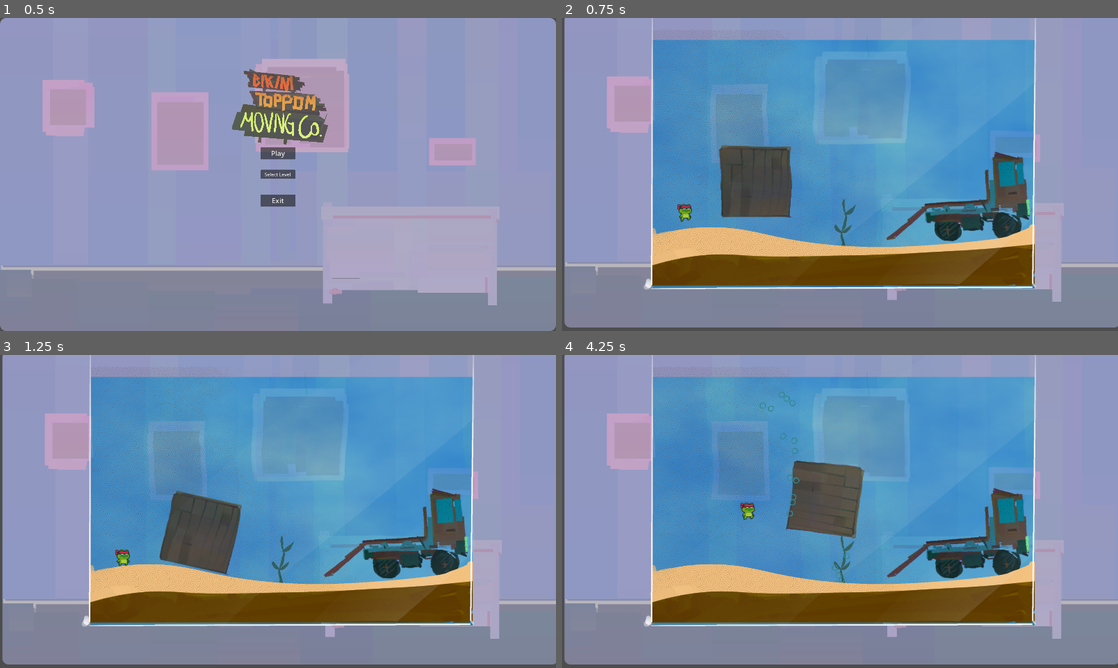
Above: before the commit, frames 1-4 (two rows, left to right).
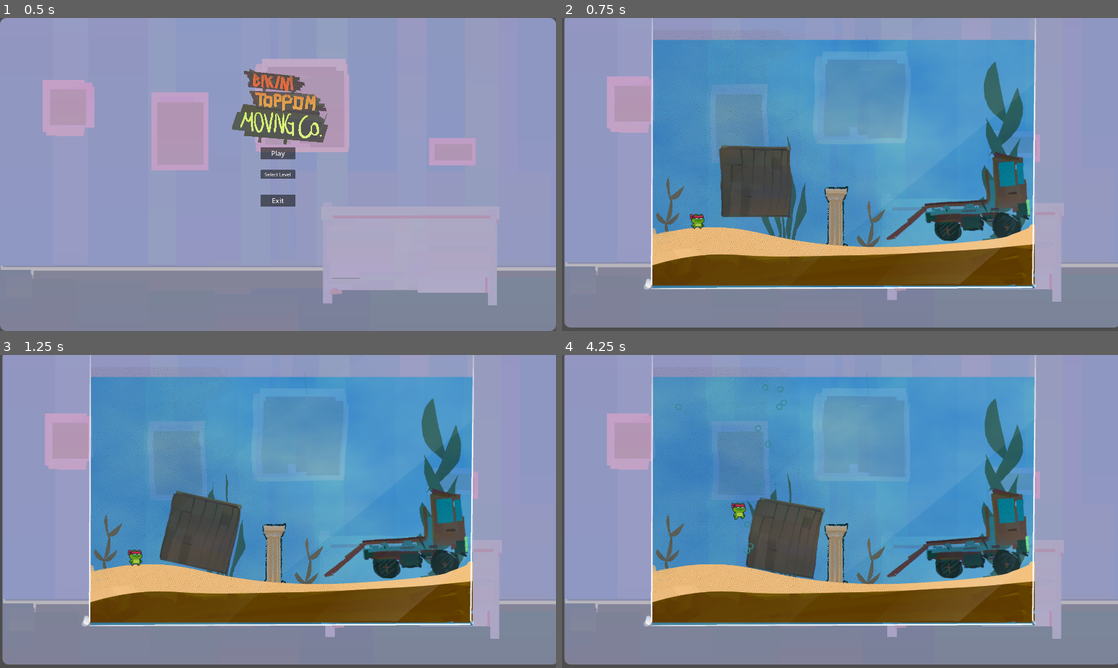
Above: after the commit, the same moments.

Repository: pR1smPrime/BikiniTop25
Game: Godot game, scene res://bikini_toppem_moving_service.tscn
Same seed, same stepped clock (60 frames per second), same inputs: the game is played once before the commit and once after it. The engine's default icon, where the game draws it, is replaced by a stand-in: a white triangle on a blue panel in a dark square.
Inputs (mouse positions are in pixels of both pictures, inside the frame that each line leads up to):
- Up to frame 1 (0.5 s): no input
- Up to frame 2 (0.75 s): click "Play" at 0.5 s
- Up to frame 3 (1.25 s): no input
- Up to frame 4 (4.25 s): move the mouse to (962, 495) at 1.27 s; press the mouse at (962, 495) at 1.28 s; hold D (right) 1.28-2.78 s; tap W (jump) at 1.52, 2.27, 3.77 s; move the mouse to (728, 527) at 2.02 s; release the mouse at (728, 527) at 2.03 s; click (728, 527) at 2.1 s; move the mouse to (895, 442) at 2.77 s; press the mouse at (895, 442) at 2.78 s; hold A (left) 2.78-3.53 s; move the mouse to (812, 574) at 3.52 s; release the mouse at (812, 574) at 3.53 s; hold D (right) from 3.53 s (still down); click (812, 574) at 3.6 s

Frame 1 is identical in both runs. In frame 2, 3.0% of the frame differs, in the area x 16-84%, y 13-74%; in frame 3, 2.8%; in frame 4, 7.2%, in the area x 16-84%, y 9-74%.

Commit message:
add/edit levels 1-4

Diff:
--- a/scenes/levels/level1.tscn
+++ b/scenes/levels/level1.tscn
@@ -1,12 +1,15 @@
-[gd_scene load_steps=8 format=3 uid="uid://bf4s865kp8ukp"]
+[gd_scene load_steps=11 format=3 uid="uid://bf4s865kp8ukp"]
 
 [ext_resource type="PackedScene" uid="uid://bb7t2rtlp7sku" path="res://scenes/levels/groundBase.tscn" id="1_vw74y"]
 [ext_resource type="PackedScene" uid="uid://hph0vdl7puii" path="res://scenes/player/player.tscn" id="3_anpl5"]
 [ext_resource type="PackedScene" uid="uid://wio4kqqfaasv" path="res://scenes/movable/movable.tscn" id="5_hip1h"]
 [ext_resource type="Script" path="res://scenes/movable/movable.gd" id="6_n7tj6"]
 [ext_resource type="PackedScene" uid="uid://cibr5e7jyyld6" path="res://assets/art/spritesAquarium/waves.tscn" id="7_2e5qh"]
-[ext_resource type="PackedScene" uid="uid://21vivdhncimr" path="res://assets/objects/statics/static_algae_1.tscn" id="7_d5j2w"]
+[ext_resource type="PackedScene" uid="uid://b1k68xp6vdvd3" path="res://assets/objects/statics/static_column.tscn" id="7_3gybj"]
 [ext_resource type="PackedScene" uid="uid://bofqt6oyryhyo" path="res://assets/objects/statics/target_truck.tscn" id="8_b5tf8"]
+[ext_resource type="PackedScene" uid="uid://dbba0xayt6m1u" path="res://assets/objects/staticNoCollision/staNoCo_algae1.tscn" id="8_gk1iv"]
+[ext_resource type="PackedScene" uid="uid://bj253dgyyi6n" path="res://assets/objects/staticNoCollision/staNoCo_algae3.tscn" id="9_375lw"]
+[ext_resource type="PackedScene" uid="uid://t1qapbdlfqnh" path="res://assets/objects/staticNoCollision/staNoCo_algae2.tscn" id="10_ue1s2"]
 
 [node name="Level1" type="Node2D"]
 
@@ -14,7 +17,7 @@
 
 [node name="Player" parent="." instance=ExtResource("3_anpl5")]
 z_index = 1
-position = Vector2(418, -428)
+position = Vector2(461, -370)
 
 [node name="Camera2D" type="Camera2D" parent="."]
 position = Vector2(952, -524)
@@ -25,11 +28,29 @@
 collision_mask = 3
 script = ExtResource("6_n7tj6")
 
-[node name="algae1" parent="." instance=ExtResource("7_d5j2w")]
-position = Vector2(980, -339)
-scale = Vector2(0.15, 0.15)
-
 [node name="TargetTruck" parent="." instance=ExtResource("8_b5tf8")]
 position = Vector2(1378, -438)
 
 [node name="waves" parent="." instance=ExtResource("7_2e5qh")]
+
+[node name="StaticColumn" parent="." instance=ExtResource("7_3gybj")]
+position = Vector2(936, -368)
+scale = Vector2(0.3, 0.4)
+
+[node name="staNoCo_algae1" parent="." instance=ExtResource("8_gk1iv")]
+position = Vector2(1058, -314)
+scale = Vector2(0.2, 0.2)
+
+[node name="staNoCo_algae2" parent="." instance=ExtResource("8_gk1iv")]
+position = Vector2(364, -393)
+scale = Vector2(0.2, 0.2)
+
+[node name="StaNoCoAlgae3" parent="." instance=ExtResource("9_375lw")]
+z_index = -1
+position = Vector2(745, -450)
+scale = Vector2(0.3, 0.3)
+
+[node name="staNoCo_algae3" parent="." instance=ExtResource("10_ue1s2")]
+z_index = -1
+position = Vector2(1526, -585)
+scale = Vector2(0.5, 0.5)
--- a/scenes/levels/level2.tscn
+++ b/scenes/levels/level2.tscn
@@ -1,16 +1,17 @@
-[gd_scene load_steps=10 format=3 uid="uid://cj3cua1qlwawx"]
+[gd_scene load_steps=11 format=3 uid="uid://cj3cua1qlwawx"]
 
 [ext_resource type="PackedScene" uid="uid://bb7t2rtlp7sku" path="res://scenes/levels/groundBase.tscn" id="1_ugtyb"]
 [ext_resource type="PackedScene" uid="uid://hph0vdl7puii" path="res://scenes/player/player.tscn" id="2_edvee"]
 [ext_resource type="PackedScene" uid="uid://wio4kqqfaasv" path="res://scenes/movable/movable.tscn" id="3_uadwk"]
 [ext_resource type="Script" path="res://scenes/movable/movable.gd" id="4_jfwhh"]
-[ext_resource type="PackedScene" uid="uid://21vivdhncimr" path="res://assets/objects/statics/static_algae_1.tscn" id="5_al51t"]
 [ext_resource type="PackedScene" uid="uid://bofqt6oyryhyo" path="res://assets/objects/statics/target_truck.tscn" id="6_hvh3e"]
 [ext_resource type="PackedScene" uid="uid://cibr5e7jyyld6" path="res://assets/art/spritesAquarium/waves.tscn" id="7_0uyk1"]
 [ext_resource type="PackedScene" uid="uid://cf618ai8wa2sn" path="res://assets/objects/statics/static_skull.tscn" id="7_o6xxm"]
 [ext_resource type="PackedScene" uid="uid://b1k68xp6vdvd3" path="res://assets/objects/statics/static_column.tscn" id="8_r7dsu"]
+[ext_resource type="PackedScene" uid="uid://dg2i0m2yle8i1" path="res://assets/objects/statics/static_chest.tscn" id="9_nqrt1"]
+[ext_resource type="PackedScene" uid="uid://t1qapbdlfqnh" path="res://assets/objects/staticNoCollision/staNoCo_algae2.tscn" id="10_xry4m"]
 
-[node name="Level1" type="Node2D"]
+[node name="Level2" type="Node2D"]
 
 [node name="groundBase" parent="." instance=ExtResource("1_ugtyb")]
 
@@ -41,6 +42,21 @@
 [node name="StaticColumn" parent="." instance=ExtResource("8_r7dsu")]
 position = Vector2(1232, -548)
 
-[node name="StaticAlgae1" parent="." instance=ExtResource("5_al51t")]
-position = Vector2(485, -377)
-scale = Vector2(0.15, 0.15)
+[node name="StaticChest" parent="." instance=ExtResource("9_nqrt1")]
+position = Vector2(509, -368)
+scale = Vector2(0.2, 0.2)
+
+[node name="staNoCo_algae2" parent="." instance=ExtResource("10_xry4m")]
+z_index = -1
+position = Vector2(501, -612)
+scale = Vector2(0.7, 0.7)
+
+[node name="staNoCo_algae3" parent="." instance=ExtResource("10_xry4m")]
+z_index = -1
+position = Vector2(1337, -600)
+scale = Vector2(0.7, 0.7)
+
+[node name="staNoCo_algae4" parent="." instance=ExtResource("10_xry4m")]
+z_index = -1
+position = Vector2(937, -529)
+scale = Vector2(0.5, 0.5)
--- a/scenes/levels/level3.tscn
+++ b/scenes/levels/level3.tscn
@@ -8,8 +8,11 @@
 [ext_resource type="PackedScene" uid="uid://cibr5e7jyyld6" path="res://assets/art/spritesAquarium/waves.tscn" id="6_unfmm"]
 [ext_resource type="PackedScene" uid="uid://cf618ai8wa2sn" path="res://assets/objects/statics/static_skull.tscn" id="7_0ui3r"]
 [ext_resource type="PackedScene" uid="uid://b1k68xp6vdvd3" path="res://assets/objects/statics/static_column.tscn" id="8_q0sij"]
+[ext_resource type="PackedScene" uid="uid://t1qapbdlfqnh" path="res://assets/objects/staticNoCollision/staNoCo_algae2.tscn" id="9_fax4x"]
+[ext_resource type="PackedScene" uid="uid://bj253dgyyi6n" path="res://assets/objects/staticNoCollision/staNoCo_algae3.tscn" id="10_vvm2v"]
+[ext_resource type="PackedScene" uid="uid://dbba0xayt6m1u" path="res://assets/objects/staticNoCollision/staNoCo_algae1.tscn" id="11_a7gad"]
 
-[node name="Level1" type="Node2D"]
+[node name="Level3" type="Node2D"]
 
 [node name="StaticColumn" parent="." instance=ExtResource("8_q0sij")]
 position = Vector2(690, -530)
@@ -47,3 +50,27 @@
 [node name="StaticSkull" parent="." instance=ExtResource("7_0ui3r")]
 position = Vector2(1397, -610)
 scale = Vector2(0.2, 0.2)
+
+[node name="staNoCo_algae2" parent="." instance=ExtResource("9_fax4x")]
+position = Vector2(1562, -542)
+scale = Vector2(0.4, 0.4)
+
+[node name="StaNoCo_algae3" parent="." instance=ExtResource("10_vvm2v")]
+position = Vector2(757, -386)
+scale = Vector2(0.15, 0.15)
+
+[node name="StaNoCo_algae4" parent="." instance=ExtResource("10_vvm2v")]
+position = Vector2(875, -342)
+scale = Vector2(0.15, 0.15)
+
+[node name="StaNoCo_algae5" parent="." instance=ExtResource("10_vvm2v")]
+position = Vector2(757, -386)
+scale = Vector2(0.15, 0.15)
+
+[node name="StaNoCo_algae6" parent="." instance=ExtResource("10_vvm2v")]
+position = Vector2(815, -361)
+scale = Vector2(0.15, 0.15)
+
+[node name="staNoCo_algae1" parent="." instance=ExtResource("11_a7gad")]
+position = Vector2(494, -421)
+scale = Vector2(0.2, 0.2)
--- a/scenes/levels/level4.tscn
+++ b/scenes/levels/level4.tscn
@@ -1,18 +1,35 @@
-[gd_scene load_steps=10 format=3 uid="uid://cbb2cs4v7f6iq"]
+[gd_scene load_steps=11 format=3 uid="uid://cbb2cs4v7f6iq"]
 
 [ext_resource type="PackedScene" uid="uid://b1k68xp6vdvd3" path="res://assets/objects/statics/static_column.tscn" id="1_se72r"]
 [ext_resource type="PackedScene" uid="uid://bb7t2rtlp7sku" path="res://scenes/levels/groundBase.tscn" id="2_dhxh3"]
+[ext_resource type="PackedScene" uid="uid://dbba0xayt6m1u" path="res://assets/objects/staticNoCollision/staNoCo_algae1.tscn" id="2_di7qf"]
 [ext_resource type="PackedScene" uid="uid://hph0vdl7puii" path="res://scenes/player/player.tscn" id="3_eqyv4"]
 [ext_resource type="PackedScene" uid="uid://wio4kqqfaasv" path="res://scenes/movable/movable.tscn" id="4_jfw20"]
 [ext_resource type="Script" path="res://scenes/movable/movable.gd" id="5_xi65j"]
 [ext_resource type="PackedScene" uid="uid://bofqt6oyryhyo" path="res://assets/objects/statics/target_truck.tscn" id="6_qxn3g"]
 [ext_resource type="PackedScene" uid="uid://cibr5e7jyyld6" path="res://assets/art/spritesAquarium/waves.tscn" id="7_ijvl3"]
-[ext_resource type="PackedScene" uid="uid://shixhf8xenw8" path="res://assets/objects/statics/static_algae_2.tscn" id="7_ukl2f"]
 [ext_resource type="PackedScene" uid="uid://dtoh8s6t2s5xi" path="res://assets/objects/statics/static_oyster.tscn" id="8_g52rs"]
+[ext_resource type="PackedScene" uid="uid://t1qapbdlfqnh" path="res://assets/objects/staticNoCollision/staNoCo_algae2.tscn" id="9_18xhb"]
 
-[node name="Level1" type="Node2D"]
+[node name="Level4" type="Node2D"]
 
 [node name="groundBase" parent="." instance=ExtResource("2_dhxh3")]
+
+[node name="staNoCo_algae1" parent="." instance=ExtResource("2_di7qf")]
+position = Vector2(1103, -321)
+scale = Vector2(0.2, 0.2)
+
+[node name="staNoCo_algae6" parent="." instance=ExtResource("2_di7qf")]
+position = Vector2(1190, -294)
+scale = Vector2(0.2, 0.2)
+
+[node name="staNoCo_algae7" parent="." instance=ExtResource("2_di7qf")]
+position = Vector2(1229, -250)
+scale = Vector2(0.2, 0.2)
+
+[node name="staNoCo_algae8" parent="." instance=ExtResource("2_di7qf")]
+position = Vector2(1308, -327)
+scale = Vector2(0.2, 0.2)
 
 [node name="Player" parent="." instance=ExtResource("3_eqyv4")]
 z_index = 1
@@ -33,10 +50,6 @@
 scale = Vector2(0.5, 0.5)
 
 [node name="waves" parent="." instance=ExtResource("7_ijvl3")]
-
-[node name="StaticAlgae2" parent="." instance=ExtResource("7_ukl2f")]
-position = Vector2(575, -416)
-scale = Vector2(0.2, 0.2)
 
 [node name="StaticOyster" parent="." instance=ExtResource("8_g52rs")]
 position = Vector2(888, -363)
@@ -69,3 +82,17 @@
 
 [node name="StaticColumn" parent="." instance=ExtResource("1_se72r")]
 position = Vector2(1443, -511)
+
+[node name="staNoCo_algae2" parent="." instance=ExtResource("9_18xhb")]
+z_index = -1
+position = Vector2(684, -647)
+scale = Vector2(0.7, 0.7)
+
+[node name="staNoCo_algae3" parent="." instance=ExtResource("9_18xhb")]
+position = Vector2(782, -597)
+scale = Vector2(0.7, 0.7)
+
+[node name="staNoCo_algae4" parent="." instance=ExtResource("9_18xhb")]
+z_index = -1
+position = Vector2(897, -633)
+scale = Vector2(0.7, 0.7)
Not shown: 1 places in scenes/levels/level3.tscn that only renumber resources
